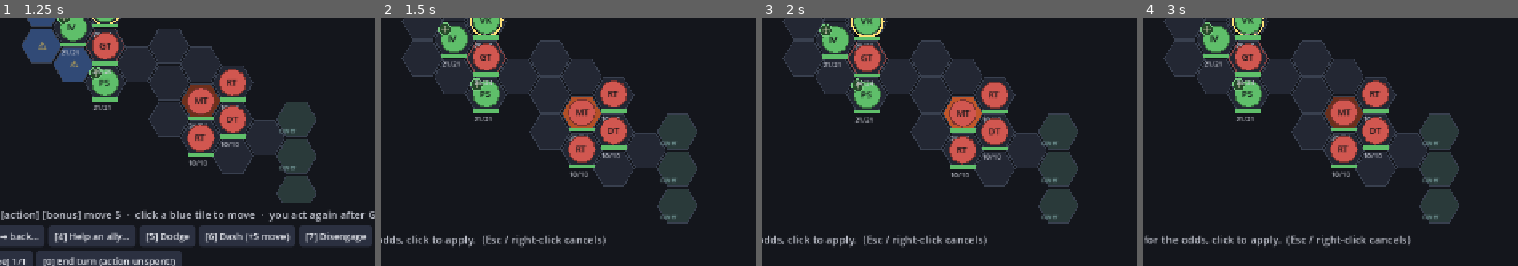
Above: before the commit, frames 1-4 (left to right).
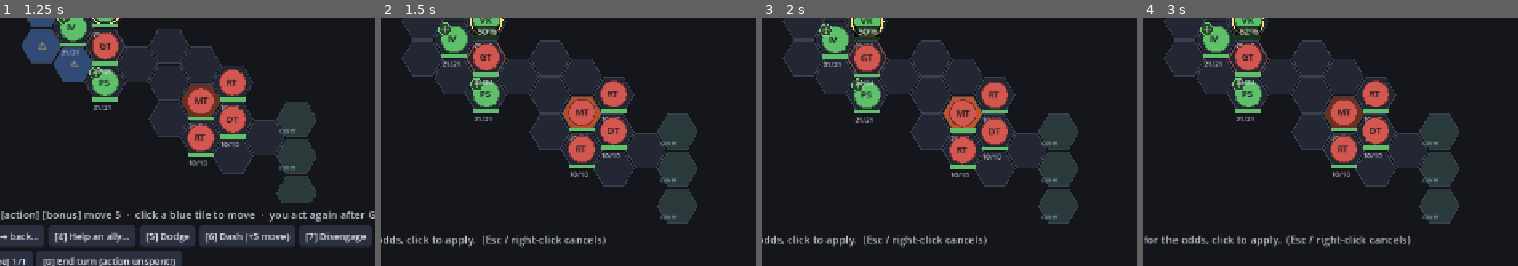
Above: after the commit, the same moments.

Repository: EgecanOzcakar/sorcmerc
Game: Godot game, scene res://scenes/main.tscn
Same seed, same stepped clock (60 frames per second), same inputs: the game is played once before the commit and once after it. This scene is started directly instead of the project's main scene.
Inputs (mouse positions are % of the whole screen's width and height, from its top left):
- Up to frame 1 (1.25 s): tap Enter at 0.5 s; drag from (53, 50) to (64, 27) at 0.52 s
- Up to frame 2 (1.5 s): click "[1] Attack…" at 1.25 s
- Up to frame 3 (2 s): no input
- Up to frame 4 (3 s): click "[Esc] Cancel" at 2 s; click "[2] Shove → prone…" at 2.75 s
The pictures show only the part of the screen within x 31-81%, y 48-98%; the shares and areas given below are measured in that part.

Frame 1 is identical in both runs. In frame 2, 0.3% of the frame differs, in the area x 24-32%, y 3-9%; in frame 3, 0.3%; in frame 4, 0.3%.

Commit message:
main: draw the hit-chance chip after tokens, not before
Board._draw() painted the odds chip (background rect + percentage text)
before the tokens/HP-bars/condition-tags loop, so wherever a target's own
token rendering overlapped that floating chip's position, it painted
over it. The valid-target ring itself is unaffected (still drawn early --
it's just a hex-edge outline, tokens sitting on top of it reads fine);
only the chip's rect+text moved to after every token is drawn, so it's
always the topmost thing on the board when aiming.

Co-Authored-By: Claude Sonnet 5 <noreply@anthropic.com>

Diff:
--- a/scenes/main.gd
+++ b/scenes/main.gd
@@ -815,7 +815,9 @@
 			if not obj.is_empty():
 				_draw_object(obj, c, s, pulse)
 
-		# targeting overlay — outline valid targets, float their odds, hovered one brighter
+		# the valid-target ring stays here, under the tokens — it just traces the
+		# hex edge, which reads fine as "this hex is targetable," not a card that
+		# needs to sit on top of anything.
 		if hero_turn and main._mode == "target":
 			for c in cb.combatants:
 				if not main._valid_target(cur, c):
@@ -826,13 +828,6 @@
 				poly.append(poly[0])
 				var oc: Color = main.COL_TARGET
 				draw_polyline(poly, oc if hot else Color(oc.r, oc.g, oc.b, 0.45), 3.0 if hot else 2.0)
-				var txt: String = main.target_readout(cur, c)
-				var fs := int((20 if hot else 15) * fz)
-				var w := ThemeDB.fallback_font.get_string_size(txt, HORIZONTAL_ALIGNMENT_LEFT, -1, fs).x
-				var chip := tp + Vector2(-w / 2.0, -s - 4.0)
-				draw_rect(Rect2(chip - Vector2(5, fs), Vector2(w + 10, fs + 8)), Color(0, 0, 0, 0.72))
-				draw_string(ThemeDB.fallback_font, chip, txt, HORIZONTAL_ALIGNMENT_LEFT, -1, fs,
-					Color("ffe27a") if hot else Color("d7d7cf"))
 		elif hero_turn and main._mode == "idle" and cur.econ["action"] > 0:
 			for f in cb.enemies_of(cur):
 				if cb.in_reach(cur, f):
@@ -886,6 +881,23 @@
 			if c.is_down(): tags += " %s%d/%d" % [Icons.condition_glyph("down"), c.death_s, c.death_f]
 			if tags != "":
 				_centered(tags, p + Vector2(0, -rad - 10), int(13 * fz), Color("e6c15a"))
+
+		# the odds chip itself draws last of the per-target overlay — after every
+		# token's own circle/badge/HP bar/condition tags, which used to be drawn
+		# on top of it and could cover the readout depending on hex spacing.
+		if hero_turn and main._mode == "target":
+			for c in cb.combatants:
+				if not main._valid_target(cur, c):
+					continue
+				var tp := _origin + Hex.to_pixel(c.pos, s)
+				var hot: bool = c.pos == _hover
+				var txt: String = main.target_readout(cur, c)
+				var fs := int((20 if hot else 15) * fz)
+				var w := ThemeDB.fallback_font.get_string_size(txt, HORIZONTAL_ALIGNMENT_LEFT, -1, fs).x
+				var chip := tp + Vector2(-w / 2.0, -s - 4.0)
+				draw_rect(Rect2(chip - Vector2(5, fs), Vector2(w + 10, fs + 8)), Color(0, 0, 0, 0.72))
+				draw_string(ThemeDB.fallback_font, chip, txt, HORIZONTAL_ALIGNMENT_LEFT, -1, fs,
+					Color("ffe27a") if hot else Color("d7d7cf"))
 
 		# T26 barks — plain text over the speaker's hex, fading out at the end
 		for id in _barks:
